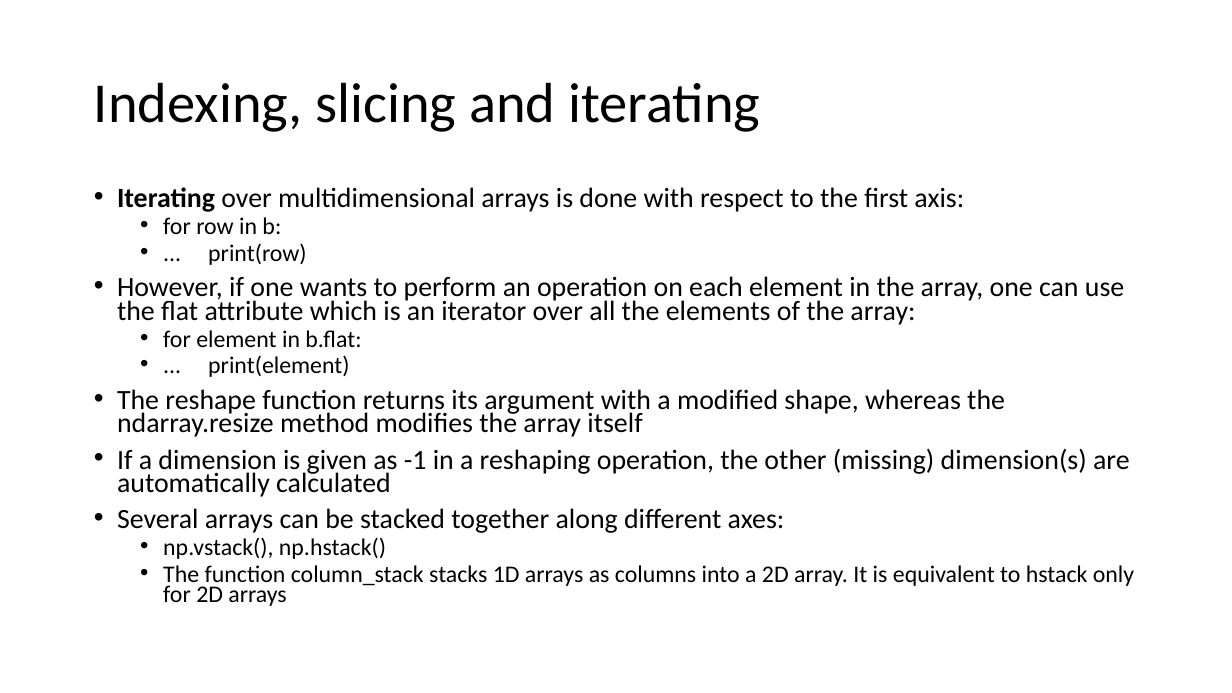
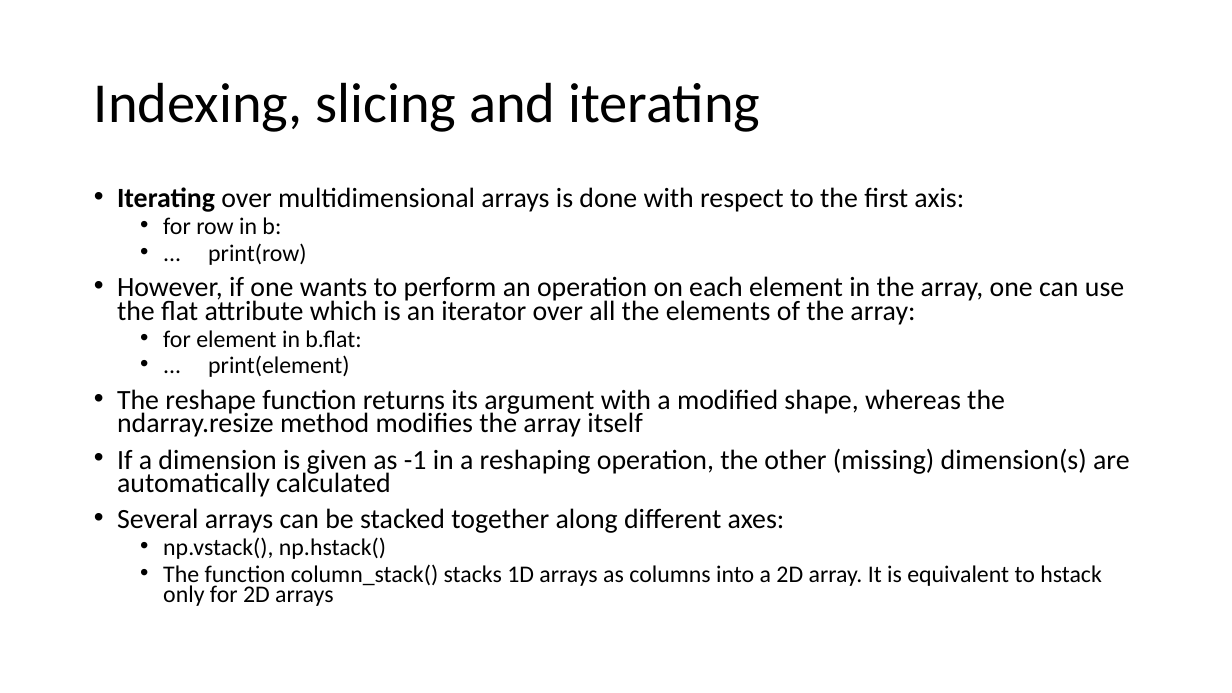
Before and after one commit to FranzGH/IoT_ML, a slide deck: slide 10 of Numpy.pptx. Drawn at 1232x693 pixels with LibreOffice and Linux fonts; fonts in the diff are those of the drawing. Boxes give left, top, right and bottom in pixels: in the first picture for what was removed or moved away, otherwise in the second. Text is boxed around its words. In the diff, an @@ line names an element or a change of style, - is before the commit and + after.

```diff
--- a/Numpy.pptx
+++ b/Numpy.pptx
@@ text at [163,564,1102,606]: text changed @@
-  • The function column_stack stacks 1D arrays as columns into a 2D array. It is equivalent to hstack only for 2D arrays
+  • The function column_stack() stacks 1D arrays as columns into a 2D array. It is equivalent to hstack only for 2D arrays
```
Also in this commit, not shown: 5 other slides changed, 4 other files.
